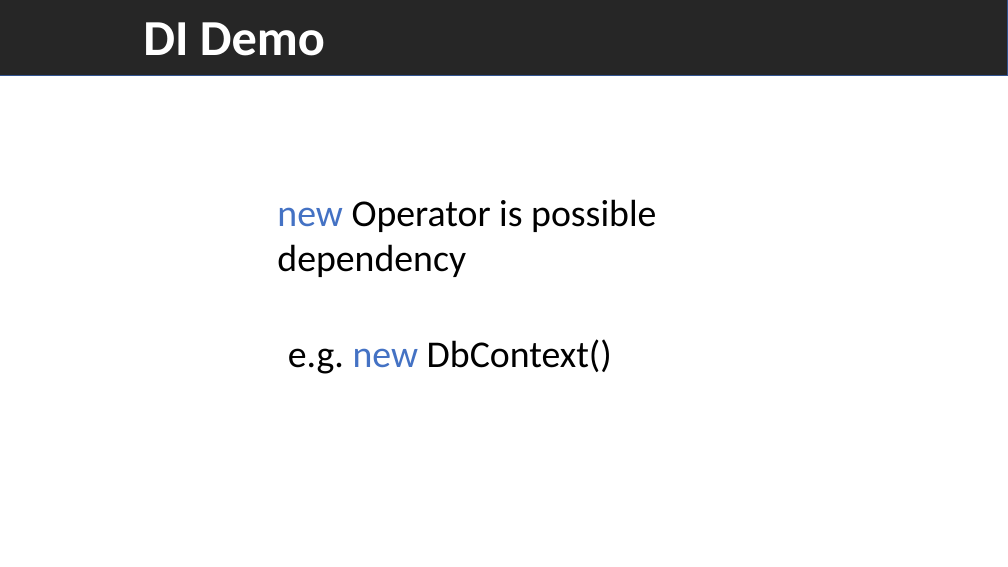
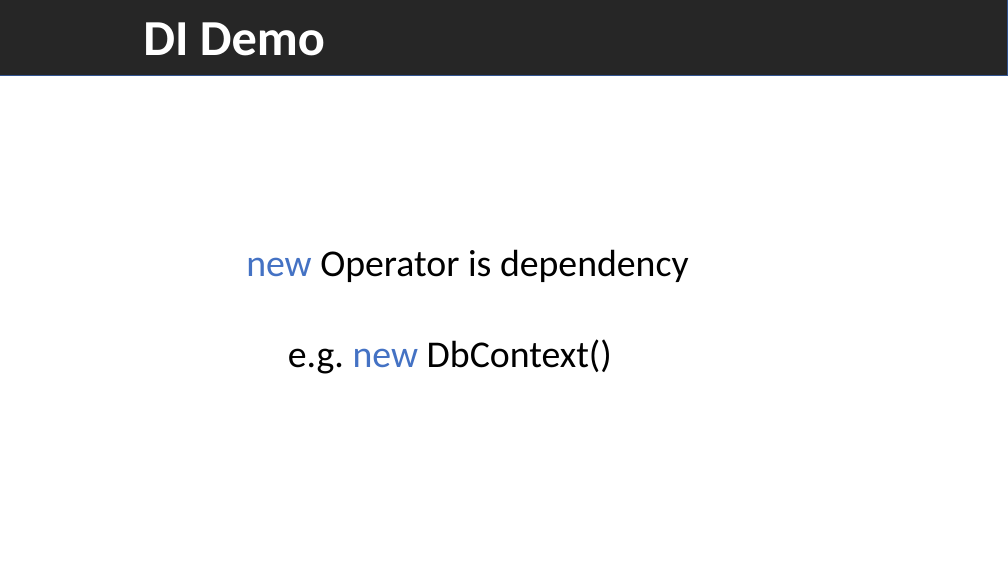
Before and after one commit to VelinGeorgiev/Introduction-Dependency-Injection-ASP.NET-Core, a slide deck: slide 8 of Dependency_Injection.pptx (slide 4 before the commit). Drawn at 1008x567 pixels with LibreOffice and Linux fonts; fonts in the diff are those of the drawing. Boxes give left, top, right and bottom in pixels: in the first picture for what was removed or moved away, otherwise in the second. Text is boxed around its words. In the diff, an @@ line names an element or a change of style, - is before the commit and + after.

Commit message:
presentation update

```diff
--- a/Dependency_Injection.pptx
+++ b/Dependency_Injection.pptx
@@ text at bbox=[246, 249, 689, 282]: text changed @@
-new Operator is possible dependency
+new Operator is dependency
```
Also in this commit, not shown: 2 other slides changed, 12 slides added.
